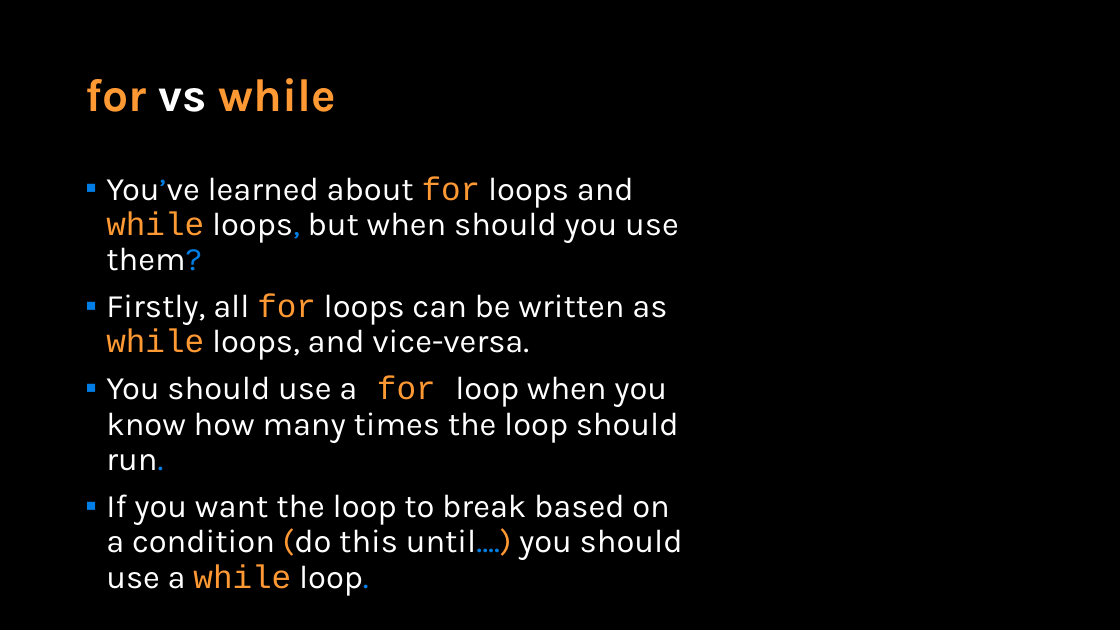
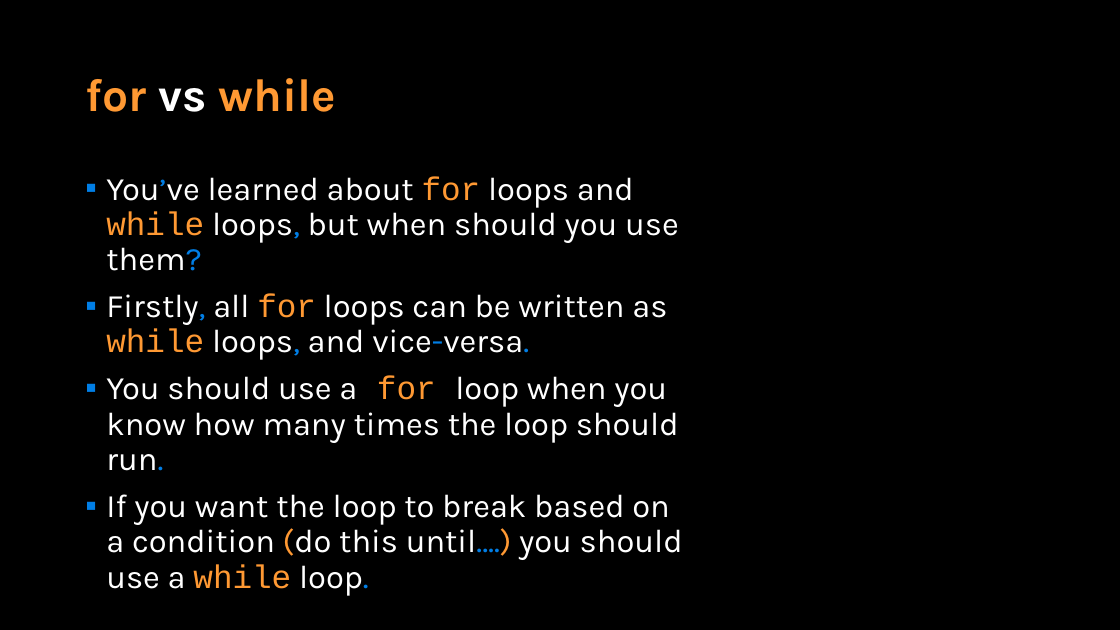
Before and after one commit to APS106/APS106-winter-2022-material, a slide deck: slide 20 of lectures/week6/lecture1/slides/week6_lecture1.pptx. Drawn at 1120x630 pixels with LibreOffice and Linux fonts; fonts in the diff are those of the drawing; background and template pictures are left out. Boxes give left, top, right and bottom in pixels: in the first picture for what was removed or moved away, otherwise in the second. Text is boxed around its words. In the diff, an @@ line names an element or a change of style, - is before the commit and + after.

```diff
--- a/lectures/week6/lecture1/slides/week6_lecture1.pptx
+++ b/lectures/week6/lecture1/slides/week6_lecture1.pptx
@@ text at [106,293,667,360]: text colour #FFFFFF to #017EE5 in "Firstly, loops, vice-versa." @@
```
Also in this commit, not shown: 5 other slides changed, 6 other files.
